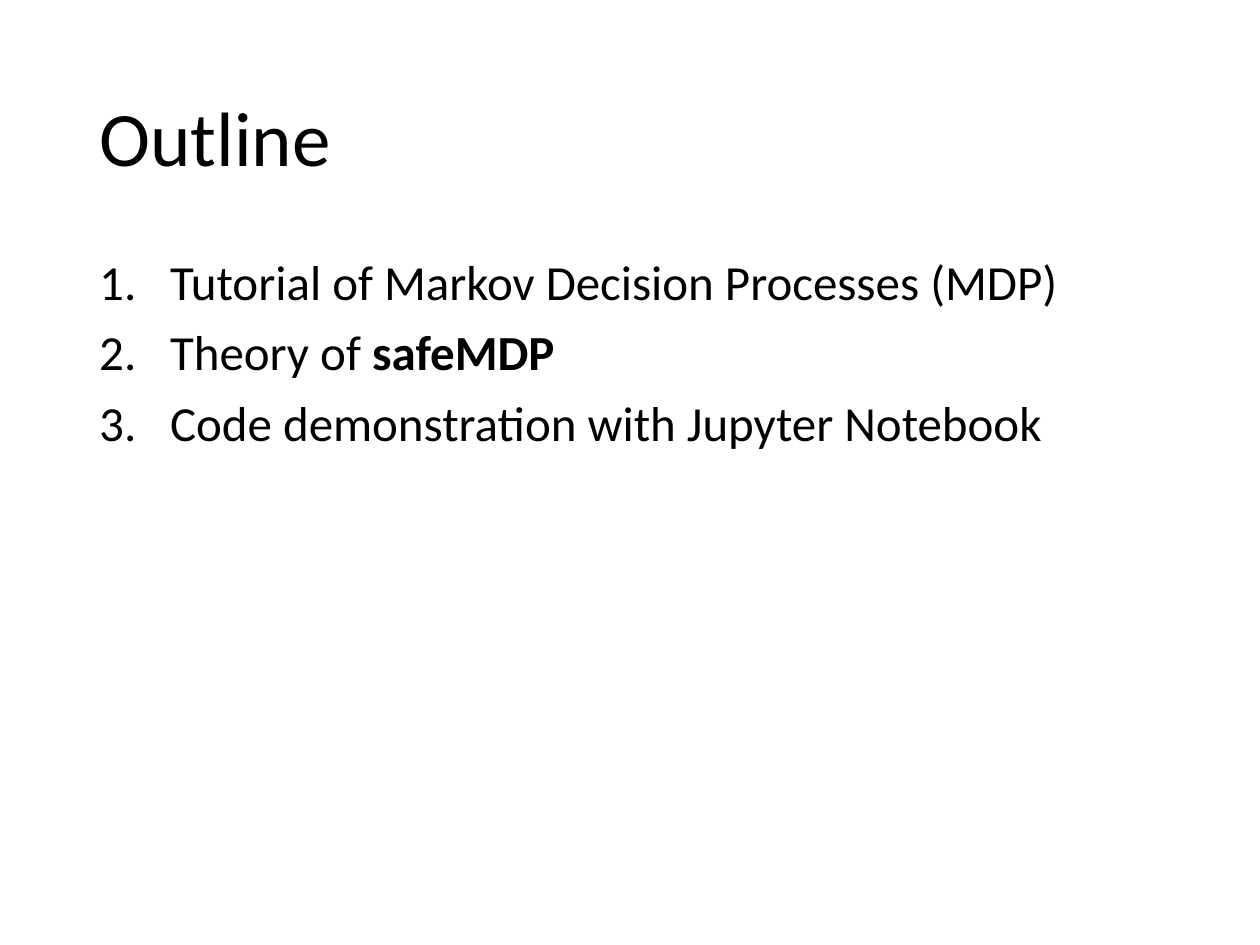
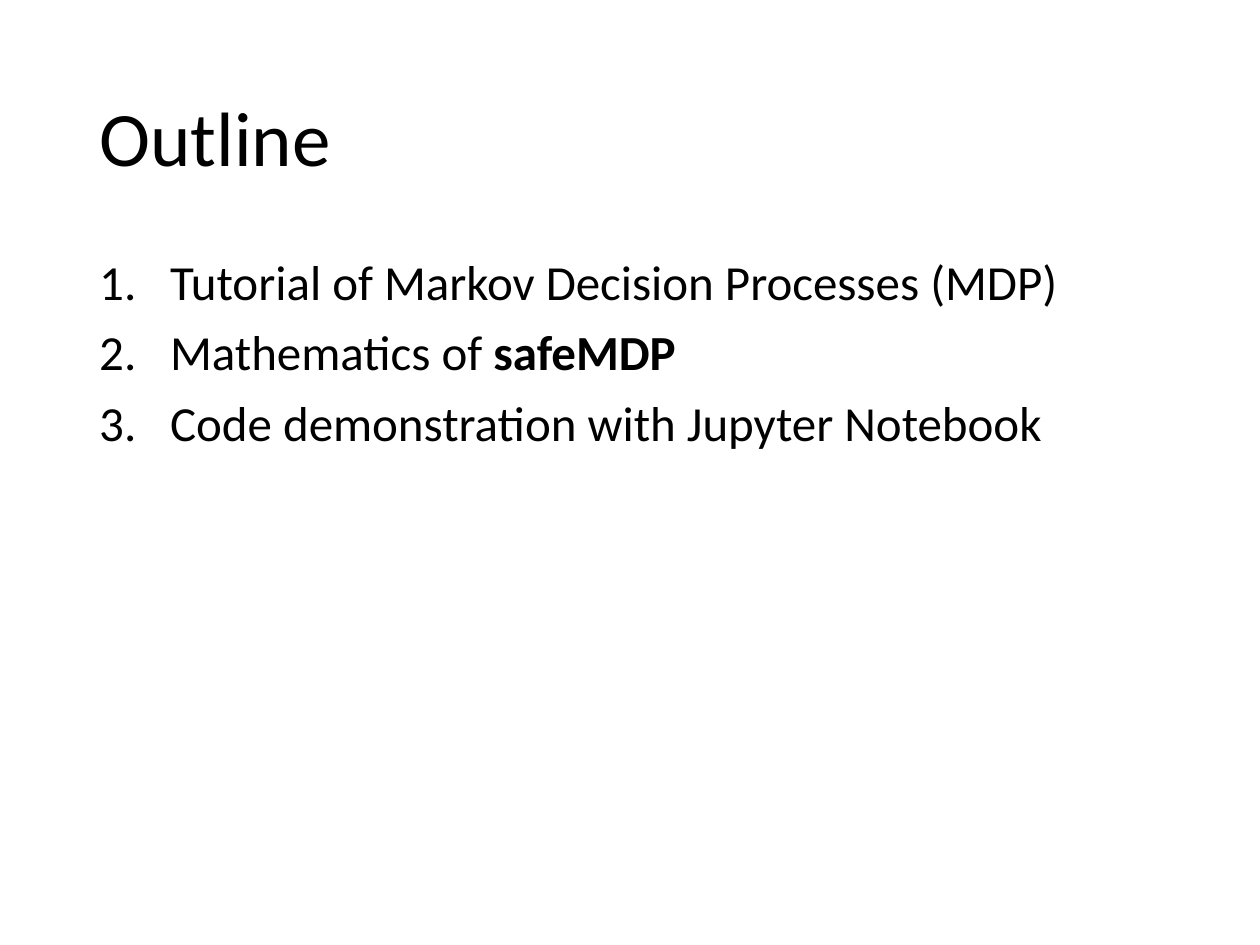
Before and after one commit to chemgeeklian/SafeMDP_lecture, a slide deck: slide 3 of Presentation.pptx. Drawn at 1260x945 pixels with LibreOffice and Linux fonts; fonts in the diff are those of the drawing. Boxes give left, top, right and bottom in pixels: in the first picture for what was removed or moved away, otherwise in the second. Text is boxed around its words. In the diff, an @@ line names an element or a change of style, - is before the commit and + after.

```diff
--- a/Presentation.pptx
+++ b/Presentation.pptx
@@ text at [170, 336, 675, 371]: text changed @@
-2. Theory of safeMDP
+2. Mathematics of safeMDP
```
Also in this commit, not shown: 1 other file.
